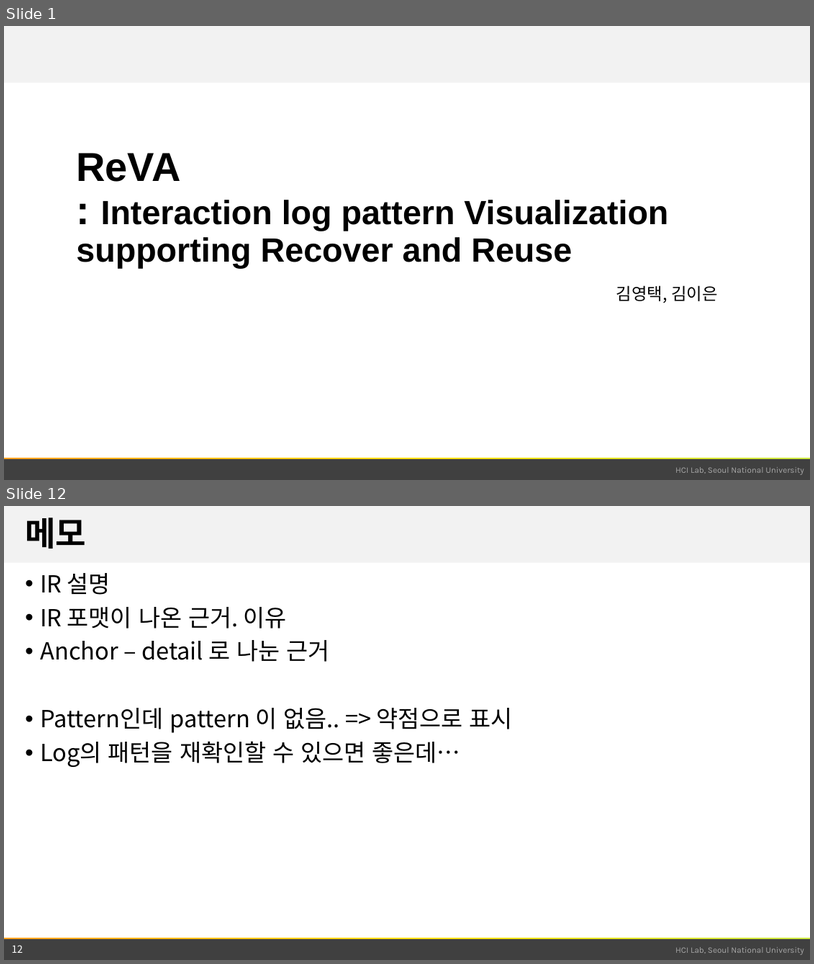
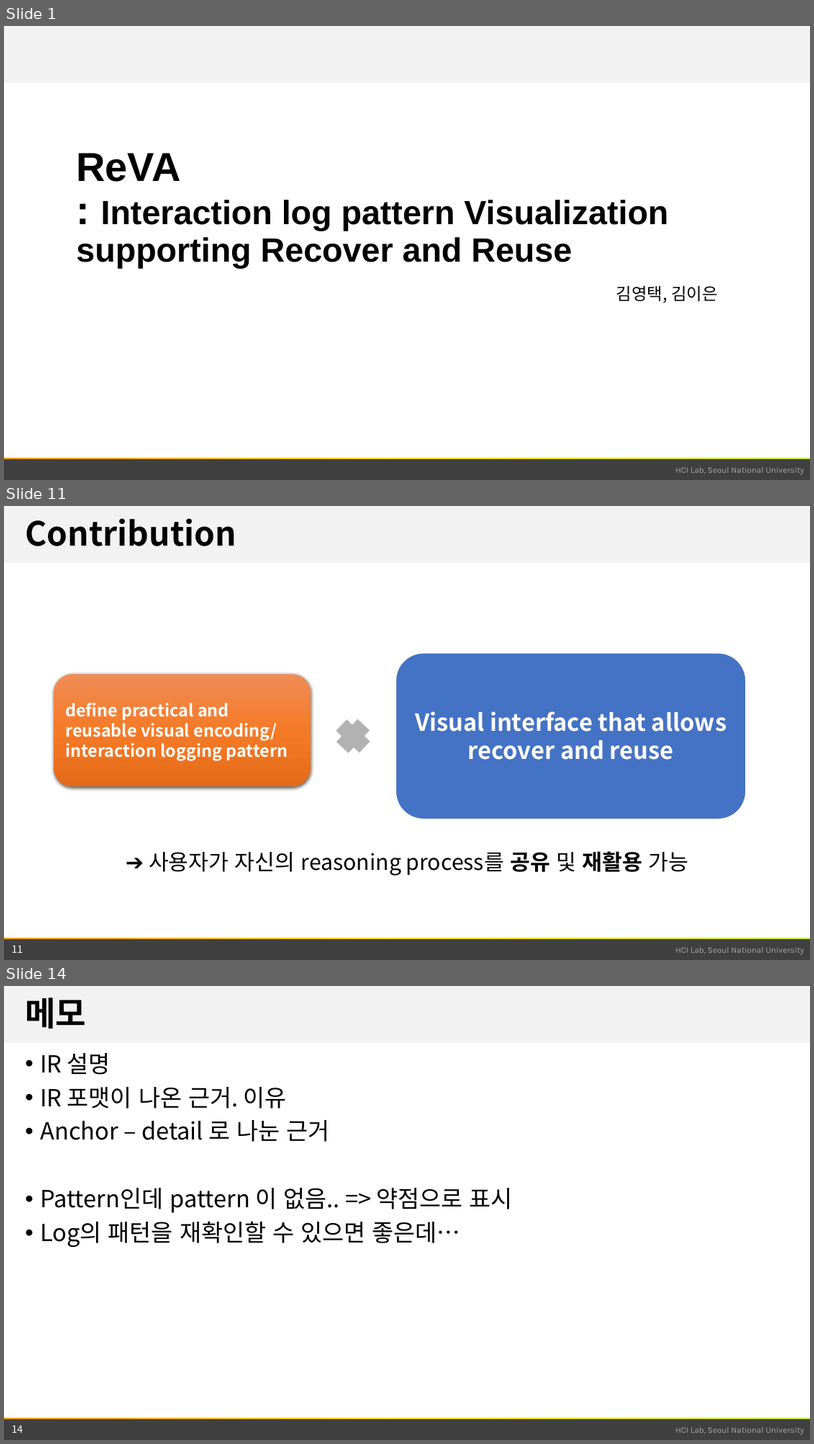
Before and after one commit to snu-infovis-2017/ReVA, a slide deck: term_project.pptx. Shown one above the other, each under a label of ours: slides 1 and 12 before the commit, slides 1, 11 and 14 after it; the slides between them are not shown. The pictures are 814x964 and 814x1444 pixels, drawn with LibreOffice and Linux fonts; fonts in the diff are those of the drawing; background and template pictures are left out. Boxes give left, top, right and bottom in pixels: in the first picture for what was removed or moved away, otherwise in the second. Text is boxed around its words. In the diff, an @@ line names an element or a change of style, - is before the commit and + after.

```diff
--- a/term_project.pptx
+++ b/term_project.pptx
@@ slide 11 added at box(4, 506, 810, 960), background #FFFFFF; not listed: 4 template elements that a slide beside it also shows @@
@@ title added at box(25, 518, 237, 546), 39.6 pt, text #000000, bold @@
+Contribution
@@ rounded rectangle added at box(396, 653, 747, 819), fill #4472C4, outline #FFFFFF 1.5 pt, 28 pt, text #FFFFFF, bold @@
+Visual interface that allows recover and reuse
@@ rounded rectangle added at box(54, 674, 311, 786), fill gradient #F18C57 to #F67B28 to #E56C19, 20 pt, text #FFFFFF, bold @@
+define practical and reusable visual encoding/interaction logging pattern
@@ plus added at box(331, 714, 376, 759), fill #A5A5A5 at 85% opacity @@
@@ text added at box(149, 851, 689, 875), 25.9 pt, text #000000 @@
+➔ 사용자가 자신의 reasoning process를 공유 및 재활용 가능
@@ page number added at box(12, 944, 23, 952), 12 pt, text #FFFFFF @@
+11
@@ what was slide 12 is now slide 14 @@
@@ page number at box(12, 1424, 23, 1432): text changed @@
-12
+14
```
Also in this commit, not shown: 6 slides changed, 5 other slides added, 4 slides removed, 2 other files.
